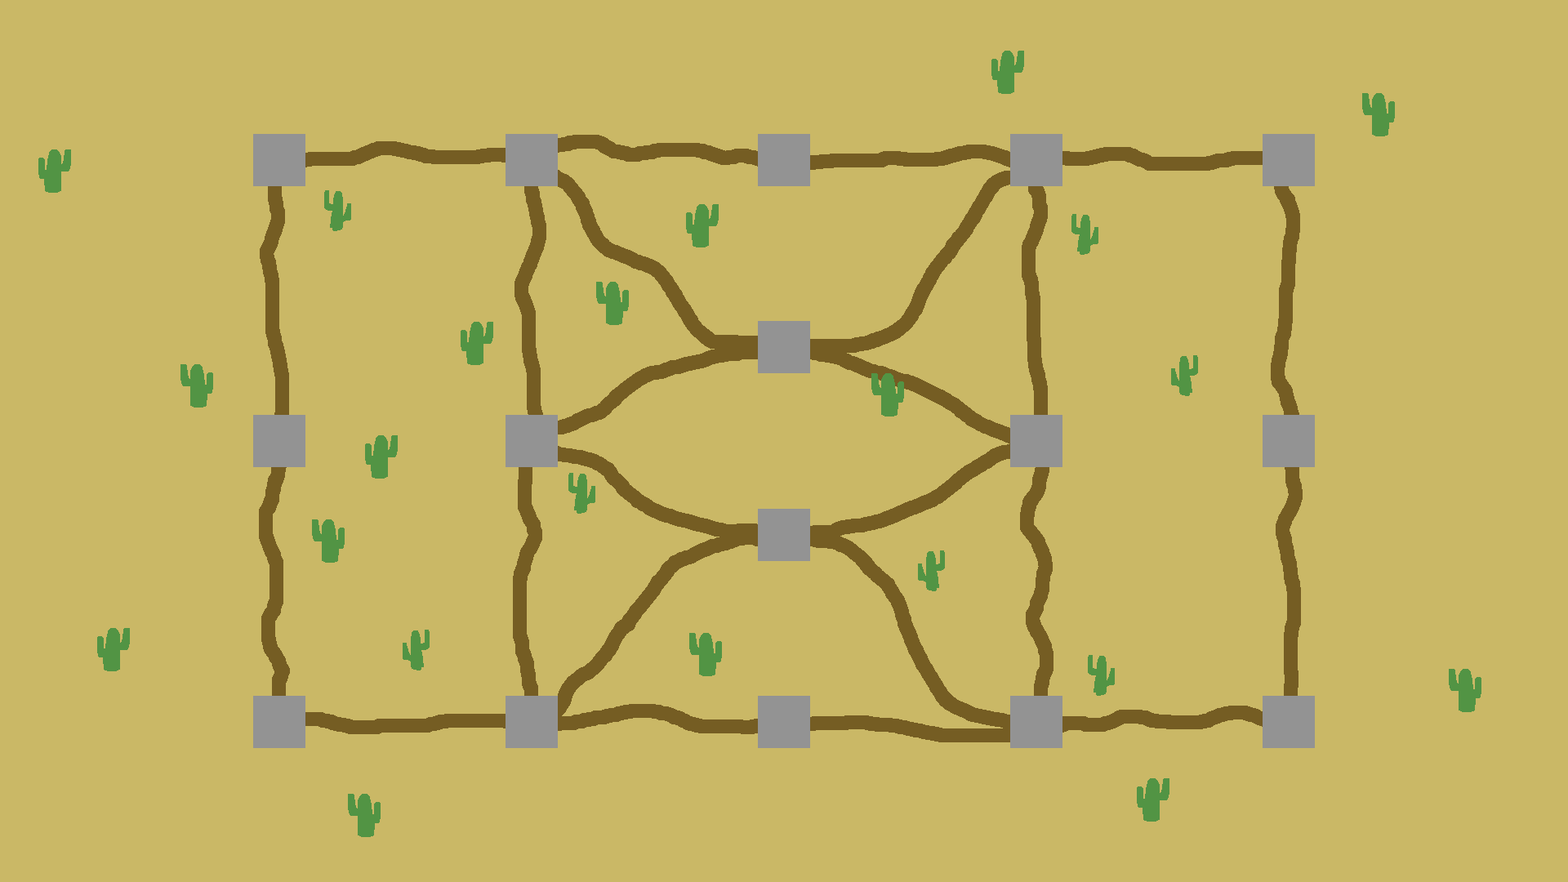
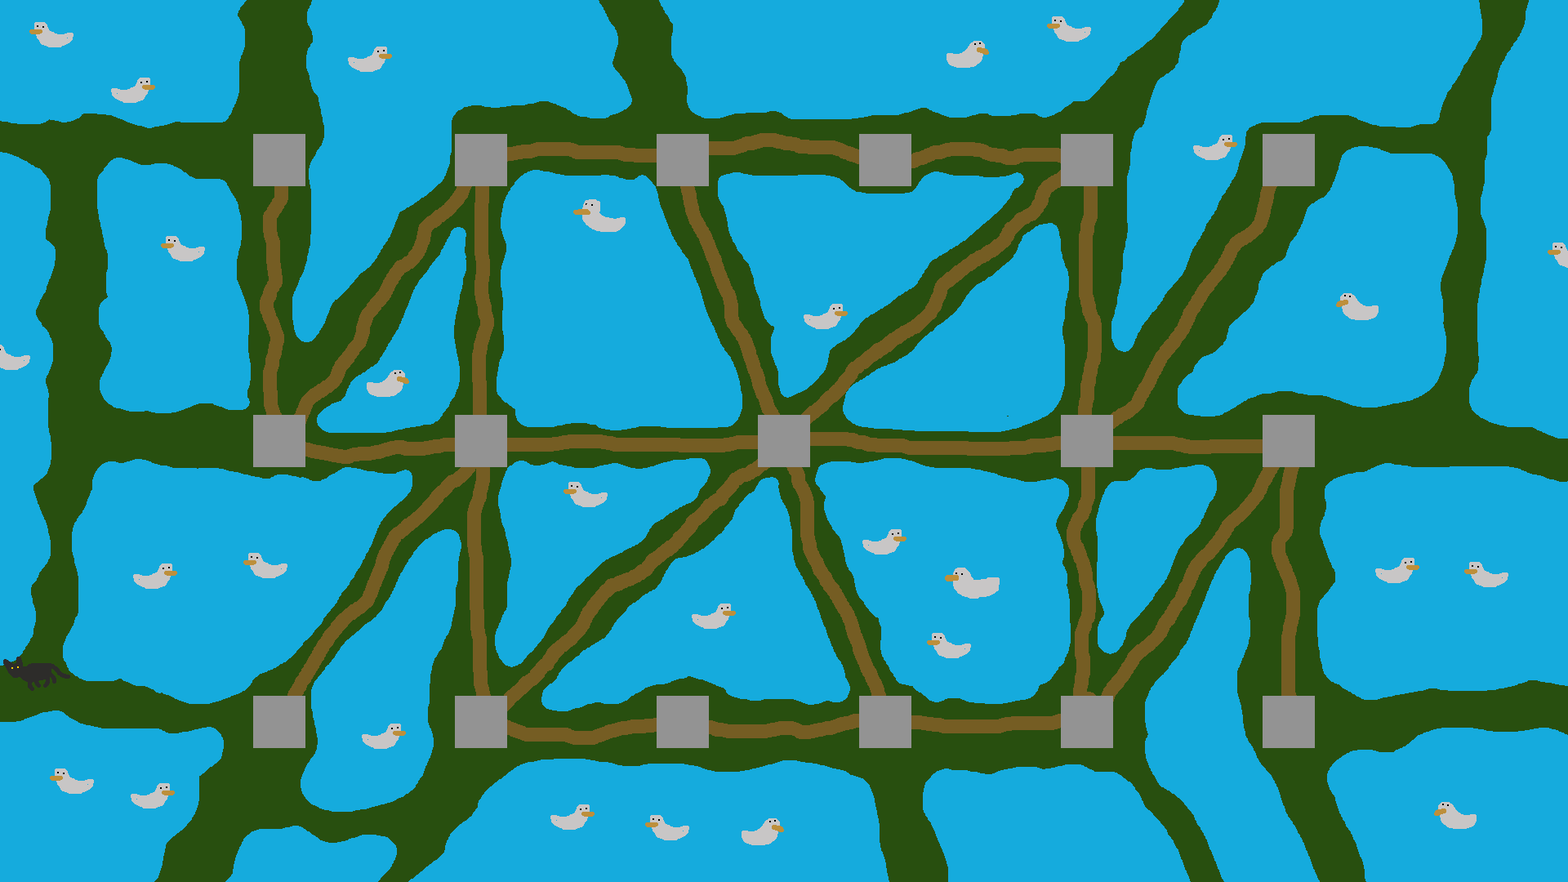
Comparing the layer stacks of the two 1568x882 images. Changes:
added group "Duck Ponds" with 5 layers above "Spooky Cemetery" over (x1=0, y1=0, x2=1568, y2=882)
added layer "Bases #2" in group "Duck Ponds" over (x1=253, y1=133, x2=1315, y2=749)
added layer "Decoration" in group "Duck Ponds" over (x1=0, y1=16, x2=1568, y2=846)
added layer "Paths" in group "Duck Ponds" over (x1=259, y1=133, x2=1301, y2=745)
added layer "Bg Bg #1" in group "Duck Ponds" over (x1=0, y1=0, x2=1568, y2=882)
moved "Cactis" into group "Desert Battlefield", painted on it over (x1=38, y1=25, x2=1482, y2=838)
moved "Bases" into group "Desert Battlefield" over (x1=253, y1=133, x2=1315, y2=749)
moved "Roads" into group "Desert Battlefield" over (x1=258, y1=134, x2=1303, y2=743)
moved "bg" into group "Desert Battlefield" over (x1=0, y1=0, x2=1568, y2=882)
removed group "Arid Desert" (5 layers) over (x1=0, y1=0, x2=1568, y2=882)